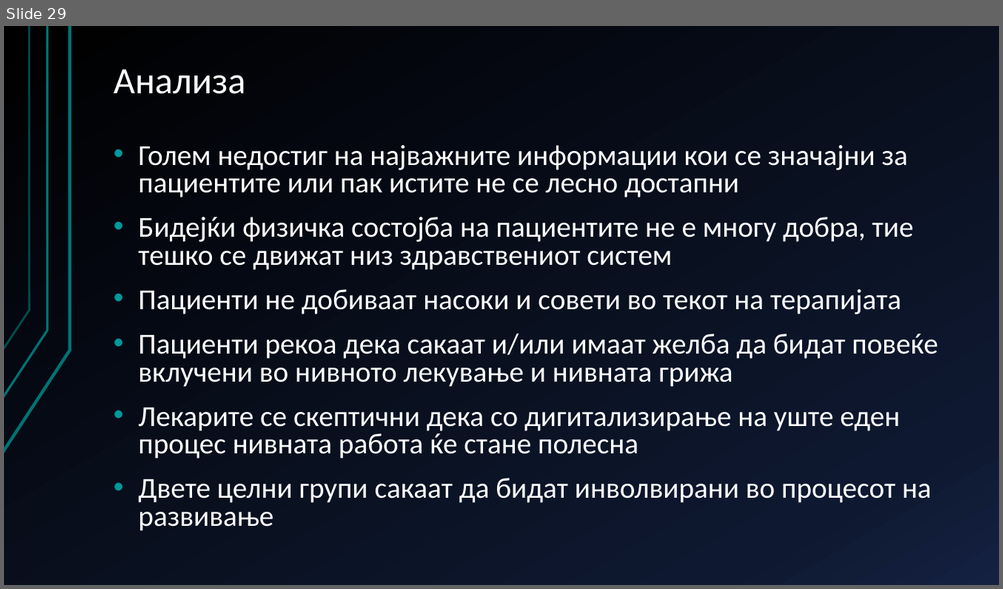
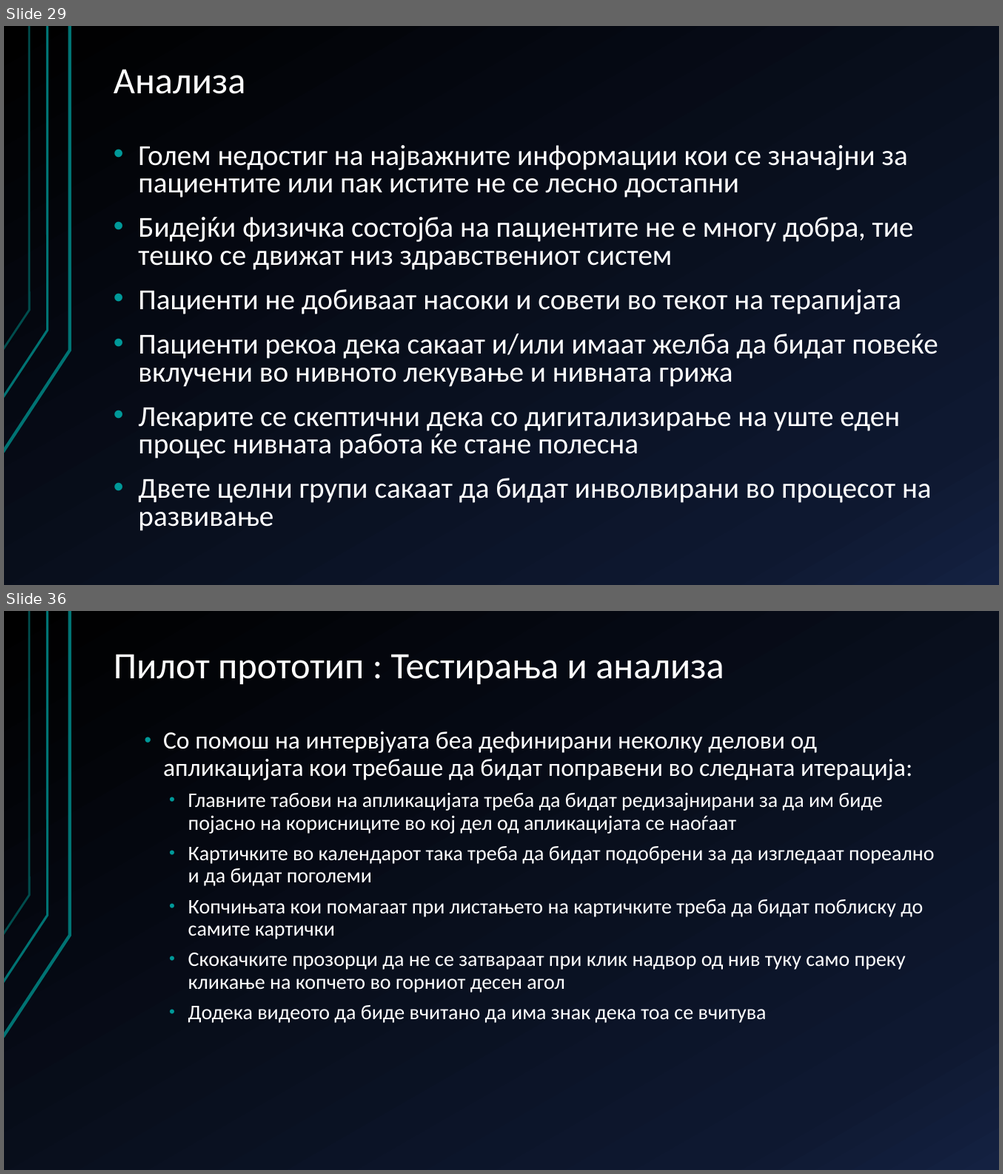
Before and after one commit to AlenDosev/Master, a slide deck: Master.pptx. Shown one above the other, each under a label of ours: slide 29 before the commit, slides 29 and 36 after it; the slides between them are not shown. The pictures are 1003x589 and 1003x1174 pixels, drawn with LibreOffice and Linux fonts; fonts in the diff are those of the drawing. Boxes give left, top, right and bottom in pixels: in the first picture for what was removed or moved away, otherwise in the second. Text is boxed around its words. In the diff, an @@ line names an element or a change of style, - is before the commit and + after.

```diff
--- a/Master.pptx
+++ b/Master.pptx
@@ slide 36 added at <box>4,611,999,1170</box>, background gradient #000000 to #0F1931 to #142242; not listed: 3 template elements that a slide beside it also shows @@
@@ title added at <box>114,654,724,684</box>, 36 pt, text #FFFFFF @@
+Пилот прототип : Тестирања и анализа
@@ text added at <box>163,732,934,1023</box>, 20 pt, text #FFFFFF @@
+  • Со помош на интервјуата беа дефинирани неколку делови од апликацијата кои требаше да бидат поправени во следната итерација:
+    • Главните табови на апликацијата треба да бидат редизајнирани за да им биде појасно на корисниците во кој дел од апликацијата се наоѓаат
+    • Картичките во календарот така треба да бидат подобрени за да изгледаат пореално и да бидат поголеми
+    • Копчињата кои помагаат при листањето на картичките треба да бидат поблиску до самите картички
+    • Скокачките прозорци да не се затвараат при клик надвор од нив туку само преку кликање на копчето во горниот десен агол
+    • Додека видеото да биде вчитано да има знак дека тоа се вчитува
```
Also in this commit, not shown: 16 other slides added, 3 slides removed, 1 other file.
